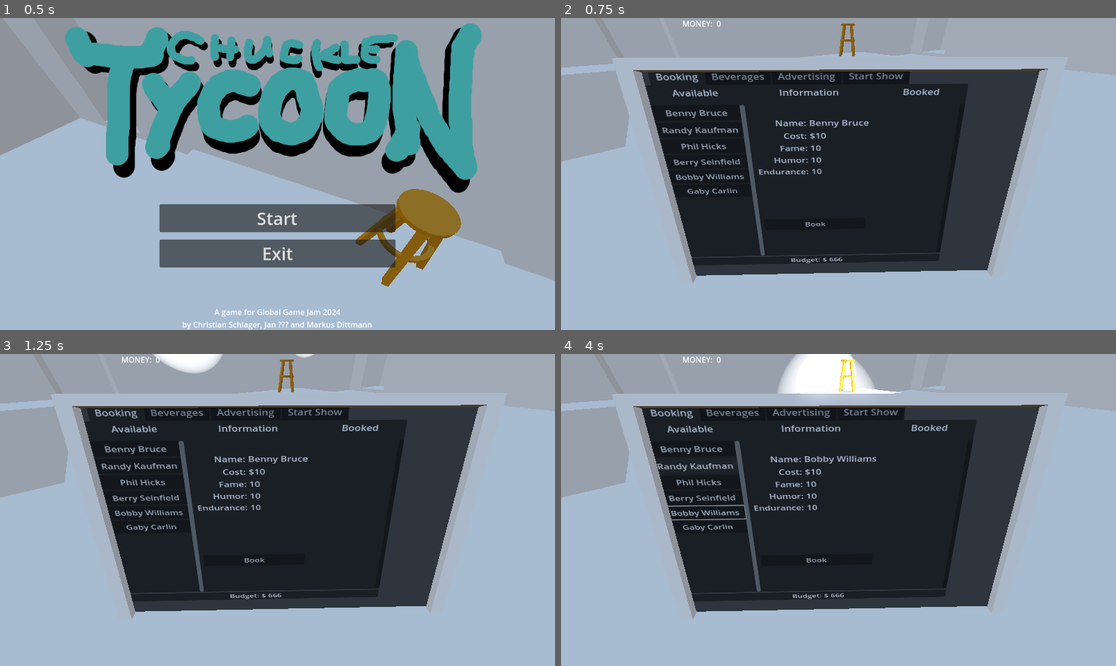
Above: before the commit, frames 1-4 (two rows, left to right).
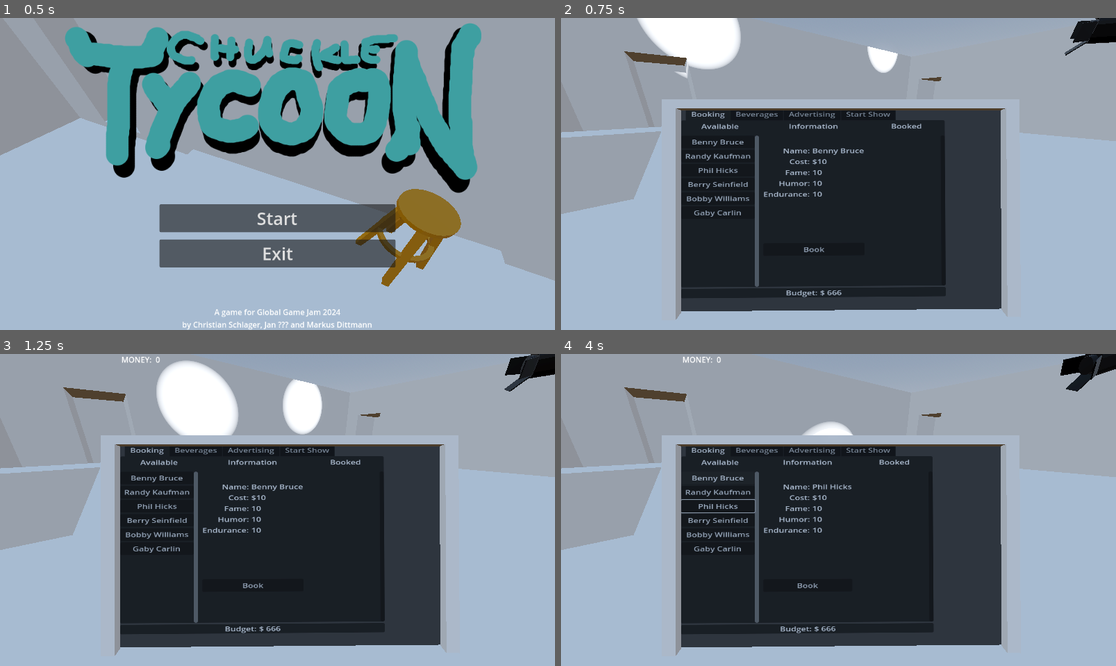
Above: after the commit, the same moments.

Repository: ChrisWhatever1980/ggj24-funny-business
Game: Godot game, scene res://scenes/building.tscn
Same seed, same stepped clock (60 frames per second), same inputs: the game is played once before the commit and once after it.
Inputs (mouse positions are in pixels of both pictures, inside the frame that each line leads up to):
- Up to frame 1 (0.5 s): no input
- Up to frame 2 (0.75 s): click "Start" at 0.5 s
- Up to frame 3 (1.25 s): no input
- Up to frame 4 (4 s): move the mouse to (960, 494) at 1.27 s; hold Up (ui_up) 1.28-2 s; click (960, 494) at 1.35 s; drag from (727, 525) to (810, 572) at 2.02 s; move the mouse to (894, 441) at 2.77 s; hold Up (ui_up) 2.78-3.5 s; click (894, 441) at 2.85 s; tap Enter at 3.5 s; drag from (810, 572) to (672, 463) at 3.52 s

Frame 1 is identical in both runs. In frame 2, 36% of the frame differs, in the area x 0-100%, y 0-97%; in frame 3, 35%; in frame 4, 37%.

Commit message:
changed laptop camera angle

Diff:
--- a/dev/scenes/building.gd
+++ b/dev/scenes/building.gd
@@ -46,6 +46,8 @@
 	$TitleScreen.visible = false
 	$AspectRatioContainer.visible = true
 	$MusicStreamPlayer.volume_db = -10.0
+	$SpotLight.light_color = Color.WHITE
+	$SpotLight2.light_color = Color.WHITE
 
 
 func on_start_show():
@@ -161,6 +163,13 @@
 	$AnimationPlayer.play("to_underworld")
 	$BartenderMinigame.visible = false
 
+	# put up comedians for judgement
+	var death_idx = 0
+	for comedian in get_tree().get_nodes_in_group("Comedians"):
+		comedian.position = get_node("Underworld/comedian_plank/ComedianDeath0").position
+		comedian.show_earnings(100)
+
+
 
 func set_location(_upstairs):
 	in_the_club = _upstairs
@@ -187,3 +196,7 @@
 	var result = space_state.intersect_ray(query)
 	if result:
 		$CoinVacuumer.position = result.position
+
+
+func _on_end_show_button_pressed():
+	go_to_underworld()
--- a/dev/scenes/building.tscn
+++ b/dev/scenes/building.tscn
@@ -59,7 +59,7 @@
 "times": PackedFloat32Array(0),
 "transitions": PackedFloat32Array(1),
 "update": 0,
-"values": [Vector3(-14.402, 3.853, 2.685)]
+"values": [Vector3(-14.4892, 3.7441, 2.8161)]
 }
 tracks/1/type = "value"
 tracks/1/imported = false
@@ -71,7 +71,7 @@
 "times": PackedFloat32Array(0),
 "transitions": PackedFloat32Array(1),
 "update": 0,
-"values": [Vector3(-0.649262, -0.682424, 0)]
+"values": [Vector3(-0.352661, -0.671603, 0)]
 }
 tracks/2/type = "value"
 tracks/2/imported = false
@@ -111,7 +111,7 @@
 "times": PackedFloat32Array(0, 5),
 "transitions": PackedFloat32Array(1, 1),
 "update": 0,
-"values": [Vector3(-14.402, 3.85257, 2.68492), Vector3(5.154, 14.087, 16.996)]
+"values": [Vector3(-14.4892, 3.7441, 2.8161), Vector3(5.154, 14.087, 16.996)]
 }
 tracks/1/type = "value"
 tracks/1/imported = false
@@ -123,7 +123,7 @@
 "times": PackedFloat32Array(0, 5),
 "transitions": PackedFloat32Array(1, 1),
 "update": 0,
-"values": [Vector3(-0.649734, -0.682598, 0), Vector3(-0.720821, 0, 0)]
+"values": [Vector3(-0.352661, -0.671603, 0), Vector3(-0.720821, 0, 0)]
 }
 
 [sub_resource type="Animation" id="Animation_ldpii"]
@@ -283,17 +283,19 @@
 shape = SubResource("BoxShape3D_f5ker")
 
 [node name="MainCamera" type="Camera3D" parent="."]
-transform = Transform3D(0.776046, 0.381306, -0.502352, 0, 0.79653, 0.604599, 0.630676, -0.469197, 0.618144, -14.402, 3.853, 2.685)
+transform = Transform3D(0.782825, 0.21492, -0.583947, 0, 0.938457, 0.345396, 0.622241, -0.270385, 0.734648, -14.4892, 3.7441, 2.8161)
 current = true
 fov = 77.3
 
 [node name="AudioListener3D" type="AudioListener3D" parent="MainCamera"]
 
 [node name="SpotLight" parent="." instance=ExtResource("8_3sd2r")]
-transform = Transform3D(0.968877, -0.244586, -0.0381449, 0.219847, 0.921022, -0.321538, 0.113776, 0.303144, 0.946128, 17, 10, 0)
+transform = Transform3D(0.968877, -0.244586, -0.0381449, 0.219846, 0.921022, -0.321538, 0.113776, 0.303144, 0.946128, 17, 10, 0)
+light_color = Color(0.705882, 0, 0.145098, 1)
 
 [node name="SpotLight2" parent="." instance=ExtResource("8_3sd2r")]
-transform = Transform3D(0.9805, 0.00739002, 0.196382, 0.0348713, 0.976892, -0.210867, -0.193403, 0.213603, 0.957585, -14.7558, 10, 0)
+transform = Transform3D(0.980499, 0.00739002, 0.196382, 0.0348713, 0.976892, -0.210867, -0.193403, 0.213603, 0.957585, -14.7558, 10, 0)
+light_color = Color(0.627451, 0.0313726, 0.172549, 1)
 
 [node name="FloorBody" type="StaticBody3D" parent="."]
 transform = Transform3D(1, 0, 0, 0, 1, 0, 0, 0, 1, 0, -0.586503, 0)
@@ -353,6 +355,7 @@
 volume_db = -10.111
 autoplay = true
 
+[connection signal="pressed" from="AspectRatioContainer/EndShowButton" to="." method="_on_end_show_button_pressed"]
 [connection signal="area_entered" from="comedy_club/ExitArea3D" to="." method="_on_exit_entered"]
 [connection signal="area_entered" from="stage/StageArea" to="." method="_on_stage_entered"]
 
--- a/dev/scenes/comedian.gd
+++ b/dev/scenes/comedian.gd
@@ -68,3 +68,8 @@
 					to_target.y = 0.0
 					to_target = to_target.normalized()
 					GameEvents.emit_signal("audience_idle")
+
+
+func show_earnings(earnings):
+	$EarningsLabel.text = "Earnings: " + str(earnings)
+	$EarningsLabel.visible = true
--- a/dev/scenes/comedian.tscn
+++ b/dev/scenes/comedian.tscn
@@ -87,5 +87,10 @@
 [node name="StandupStream1" type="AudioStreamPlayer3D" parent="."]
 stream = ExtResource("4_gxu0y")
 
+[node name="EarningsLabel" type="Label3D" parent="." groups=["Comedians"]]
+transform = Transform3D(1, 0, 0, 0, 1, 0, 0, 0, 1, 0, 4.64437, 0)
+billboard = 1
+text = "Earnings: 0"
+
 [connection signal="timeout" from="Timer" to="." method="_on_timer_timeout"]
 [connection signal="input_event" from="Area3D" to="." method="_on_area_3d_input_event"]
--- a/dev/scenes/underworld.gd
+++ b/dev/scenes/underworld.gd
@@ -13,5 +13,5 @@
 
 func _on_button_pressed():
 	print("Sacrifice!!")
-	$underworld/TheDevil/AudioStreamPlayer3D.play()
+	$underworld/TheDevil/EvilLaughPlayer.play()
 	GameEvents.emit_signal("change_money", -1)
--- a/dev/scenes/underworld.tscn
+++ b/dev/scenes/underworld.tscn
@@ -1,9 +1,10 @@
-[gd_scene load_steps=14 format=3 uid="uid://bnkasdwoiayuj"]
+[gd_scene load_steps=16 format=3 uid="uid://bnkasdwoiayuj"]
 
 [ext_resource type="Script" path="res://scenes/underworld.gd" id="1_12n00"]
 [ext_resource type="PackedScene" uid="uid://gxe2huwq8y5s" path="res://models/underworld.glb" id="1_ti1ah"]
 [ext_resource type="AudioStream" uid="uid://bpgrj3a82tdp0" path="res://audio/devil_laugh.ogg" id="3_ns2dr"]
 [ext_resource type="Shader" uid="uid://divbrtdl6nbrx" path="res://scenes/sacrifice_pool.tres" id="4_q377h"]
+[ext_resource type="PackedScene" uid="uid://qvohshd3alue" path="res://models/comedian_plank.glb" id="5_butb1"]
 
 [sub_resource type="StandardMaterial3D" id="StandardMaterial3D_prmot"]
 albedo_color = Color(0, 0, 0, 1)
@@ -35,6 +36,9 @@
 emission = Color(0.741176, 0.027451, 0.0784314, 1)
 height_falloff = 2.0
 
+[sub_resource type="StandardMaterial3D" id="StandardMaterial3D_3f17c"]
+albedo_color = Color(0, 0, 0, 1)
+
 [node name="Underworld" type="Node3D"]
 script = ExtResource("1_12n00")
 
@@ -48,7 +52,7 @@
 transform = Transform3D(1, 0, 0, 0, 0.958591, -0.284785, 0, 0.284785, 0.958591, 0, 0.836732, 2.39237)
 surface_material_override/0 = SubResource("StandardMaterial3D_n44ud")
 
-[node name="AudioStreamPlayer3D" type="AudioStreamPlayer3D" parent="underworld/TheDevil" index="0"]
+[node name="EvilLaughPlayer" type="AudioStreamPlayer3D" parent="underworld/TheDevil" index="0"]
 stream = ExtResource("3_ns2dr")
 
 [node name="SoulSacrificeAltar" parent="underworld" index="2"]
@@ -95,6 +99,13 @@
 size = Vector3(12.6928, 1, 14)
 material = SubResource("FogMaterial_tia53")
 
+[node name="comedian_plank" parent="." instance=ExtResource("5_butb1")]
+transform = Transform3D(1, 0, 0, 0, 1, 0, 0, 0, 1, 4.31273, 0, 0)
+
+[node name="Plank" parent="comedian_plank" index="0"]
+surface_material_override/0 = SubResource("StandardMaterial3D_3f17c")
+
 [connection signal="pressed" from="AspectRatioContainer/Button" to="." method="_on_button_pressed"]
 
 [editable path="underworld"]
+[editable path="comedian_plank"]
Binary file added: dev/models/comedian_plank.glb
Not shown, added: dev/models/comedian_plank.glb.import
